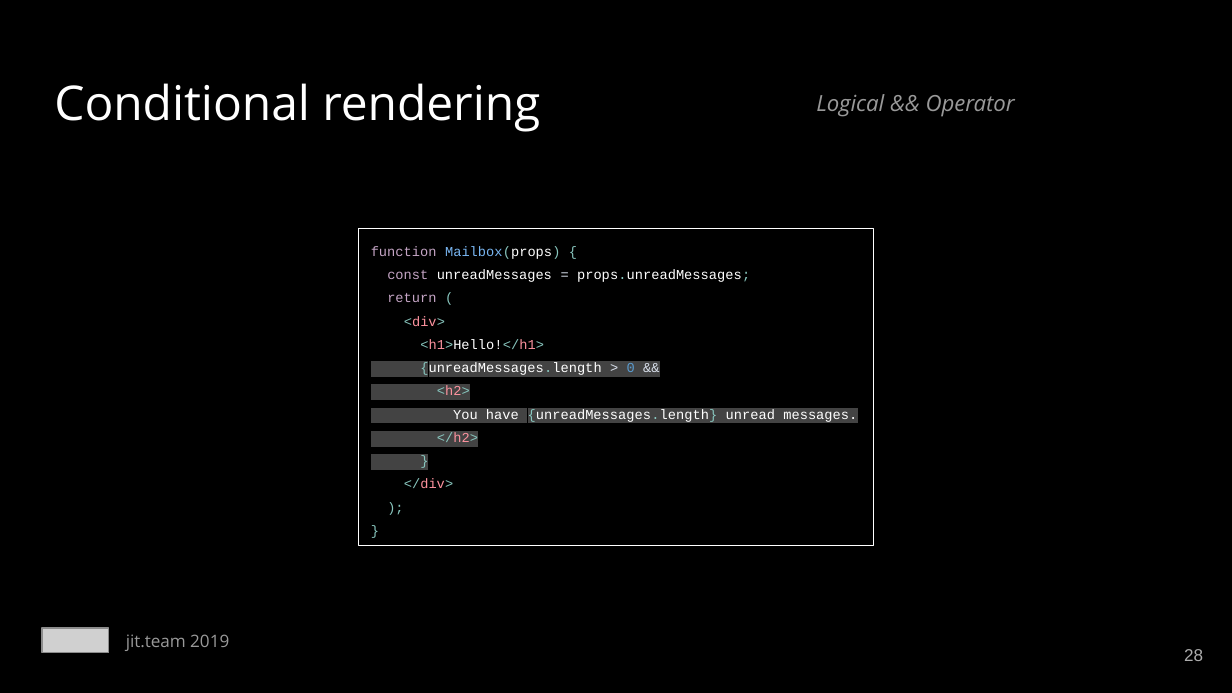
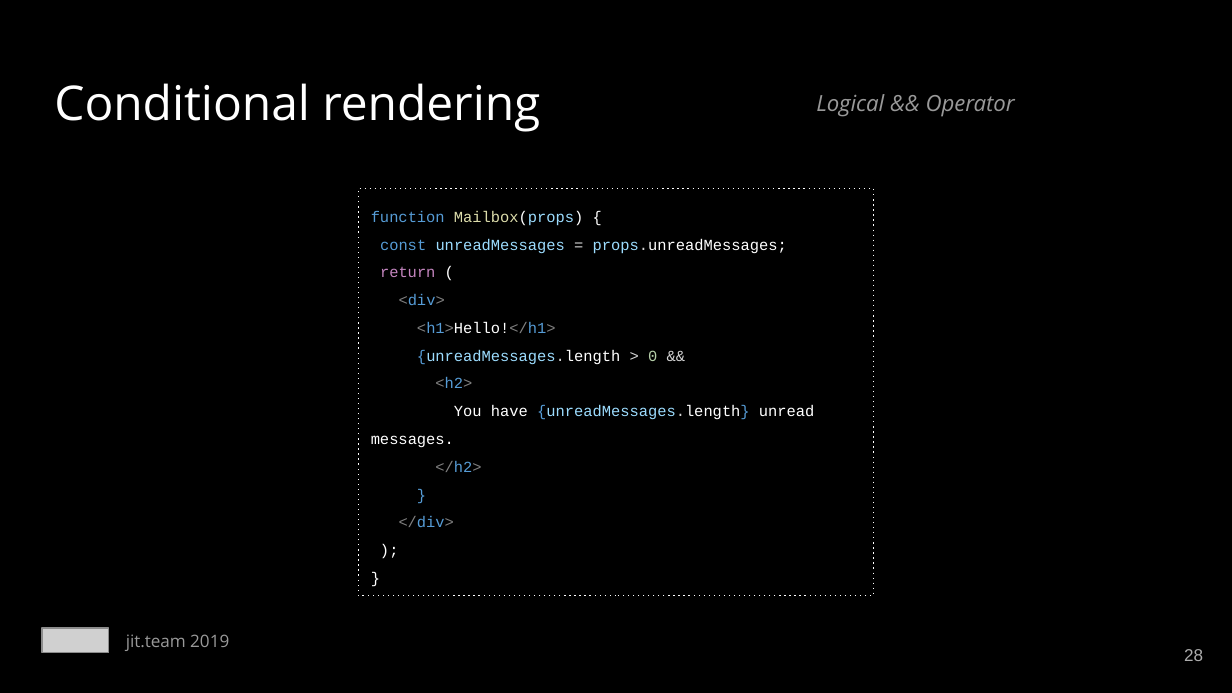
Before and after one commit to mackankowski/frontend-bootcamp, a slide deck: slide 28 of slides/react/React.js - training.pptx. Drawn at 1232x693 pixels with LibreOffice and Linux fonts; fonts in the diff are those of the drawing; grey boxes stand for pictures. Boxes give left, top, right and bottom in pixels: in the first picture for what was removed or moved away, otherwise in the second. Text is boxed around its words. In the diff, an @@ line names an element or a change of style, - is before the commit and + after.

```diff
--- a/slides/react/React.js - training.pptx
+++ b/slides/react/React.js - training.pptx
@@ rectangle "function Mailbox(props) {" resized from (x1=359, y1=228, x2=873, y2=546) to (x1=359, y1=188, x2=873, y2=596) @@
@@ rectangle "function Mailbox(props) {" at (x1=359, y1=188, x2=873, y2=596): outline #FFFFFF 0.75 pt to #FFFFFF 0.75 pt dashed @@
@@ text in rectangle at (x1=371, y1=210, x2=815, y2=527): text changed; size 8 to 9 pt @@
-function Mailbox(props) {
-const unreadMessages = props.unreadMessages;
-return (
-<div>
-<h1>Hello!</h1>
-{unreadMessages.length > 0 &&
-<h2>
-You have {unreadMessages.length} unread messages.
-</h2>
-}
-</div>
-);
-}
+function Mailbox(props) {
+const unreadMessages = props.unreadMessages;
+return (
+<div>
+<h1>Hello!</h1>
+{unreadMessages.length > 0 &&
+<h2>
+You have {unreadMessages.length} unread messages.
+</h2>
+}
+</div>
+);
+}
```
Also in this commit, not shown: 22 other slides changed, 1 other file.
